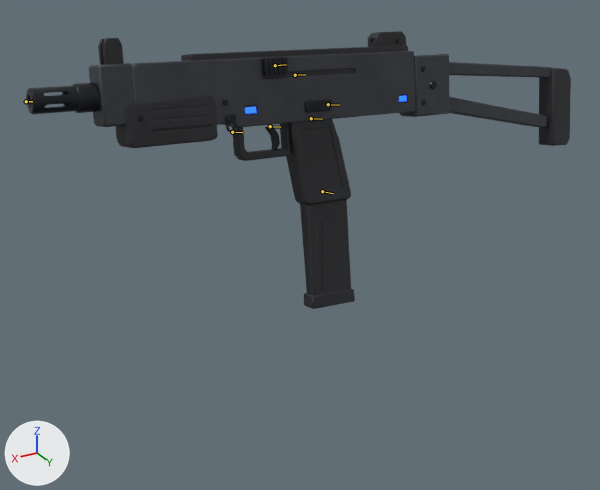
Before and after pictures for a commit that changed the Blender file art-source/weapons/Stinger.blend.
Before and after are seen from a 50 mm camera at (1.68, 2.92, 1.09) aimed at (0.04, -0.03, -0.41). The lights are fixed; the arrows at lower left show +X, +Y and +Z. The picture after the commit comes second. Both versions are drawn at frame 16 of the action 'Stinger_ReloadEmpty'; the numbers are the values there. The bones that bend it are drawn over the model as lines.

Objects in the first picture: 'Stinger_Barrel', 'Stinger_CharmLoop', 'Stinger_Grip', 'Stinger_Handguard', 'Stinger_Mag', 'Stinger_Neon', 'Stinger_Receiver', 'Stinger_Sights', 'Stinger_Stock' and 4 more.
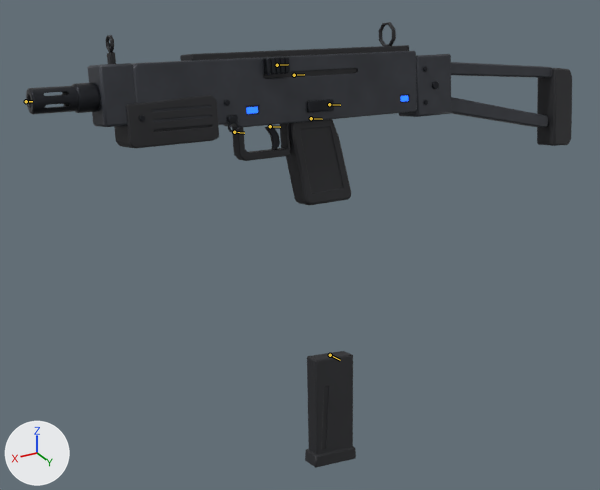
What differs and where, as boxes (x1, y1, x2, y2) in the pictures (600 x 490 px):
'Stinger_Receiver', posed: before (89, 45, 415, 130); after (88, 45, 417, 130)
'Stinger_Mag', posed: before (300, 200, 355, 309); after (305, 351, 356, 468)
'Stinger_Stock', posed: before (400, 54, 571, 146); after (399, 54, 572, 146)
'Stinger_Handguard', posed: before (115, 95, 218, 148); after (114, 95, 219, 148)
'Stinger_Sights', posed (23% taller): before (98, 31, 406, 65); after (106, 22, 396, 64)
'Stinger_CharmLoop', posed: before (225, 115, 238, 133); after (227, 115, 239, 133)
'Stinger_Neon', posed: before (245, 96, 407, 114); after (246, 96, 408, 114)
bone 'Mag', root to tip: before (322, 191) to (333, 193); after (330, 355) to (340, 360)

The change in detail:
Bone 'Mag' (bone_mag) moves from (0.008, 0.0, -0.073) to (0.009, 0.0, -0.805).
Bone 'Mag' (bone_mag) turns from (0, -2, 0) to (0, -6, 0) degrees about its own x, y and z.
